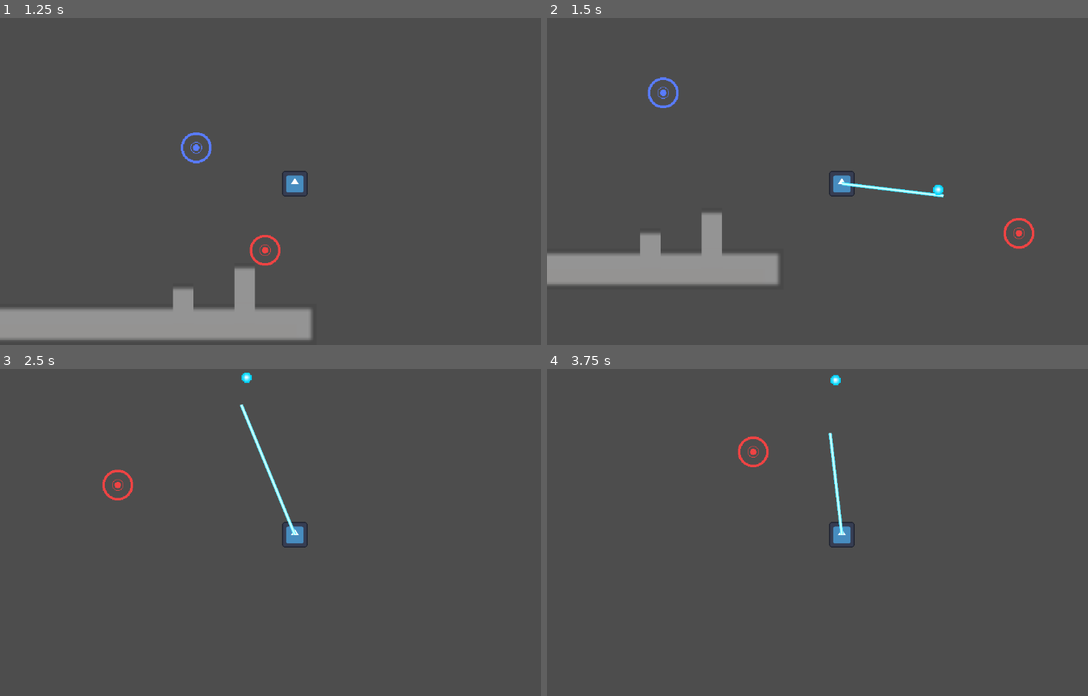
Above: before the commit, frames 1-4 (two rows, left to right).
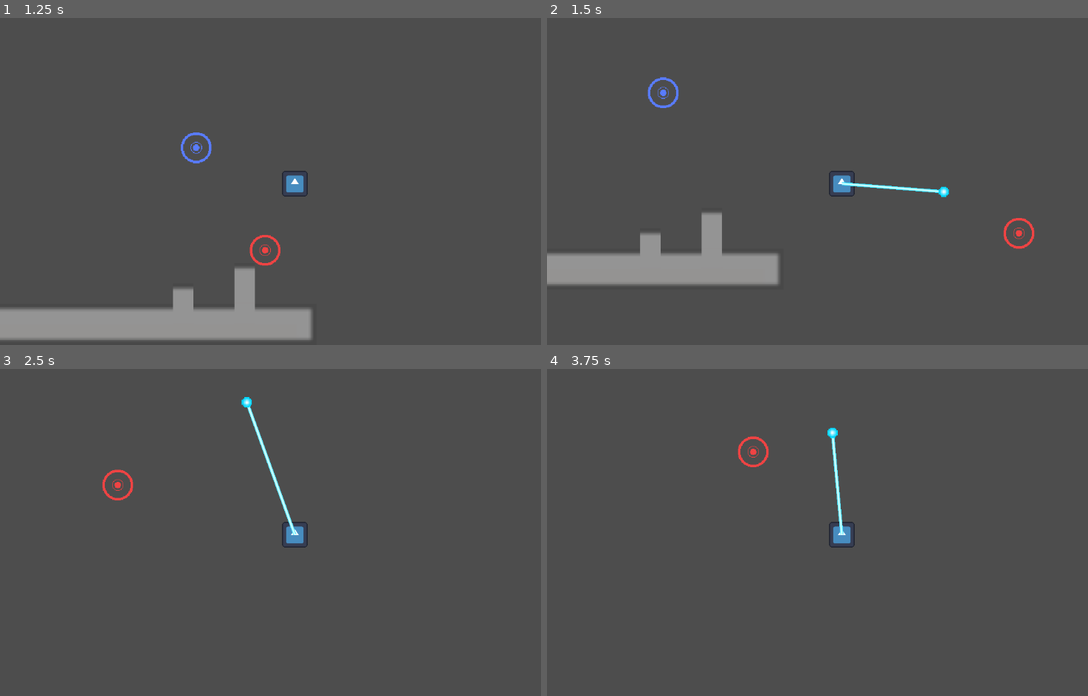
Above: after the commit, the same moments.

Repository: turtlestump/robot-game
Game: Godot game, scene res://Assets/Scenes/test.tscn
The game is run twice, just before and just after one commit, with the same random seed, the same clock (stepped at 60 frames per second) and the same inputs. The engine's default icon, where the game draws it, is replaced by a stand-in: a white triangle on a blue panel in a dark square.
Inputs (mouse positions are in pixels of both pictures, inside the frame that each line leads up to):
- Up to frame 1 (1.25 s): tap Enter at 0.5 s; move the mouse to (265, 250) at 0.52 s; hold D (move_right) from 0.53 s (still down); right-click (265, 250) at 0.6 s; tap Space (jump) at 0.77 s
- Up to frame 2 (1.5 s): keep holding D (move_right); move the mouse to (1017, 233) at 1.27 s; right-click (1017, 233) at 1.35 s
- Up to frame 3 (2.5 s): tap Space (jump) at 1.52 s; move the mouse to (119, 483) at 2.02 s; release D (move_right) at 2.03 s; hold A (move_left) from 2.03 s (still down); click (119, 483) at 2.1 s; right-click (119, 483) at 2.3 s
- Up to frame 4 (3.75 s): keep holding A (move_left); move the mouse to (871, 535) at 2.77 s; right-click (871, 535) at 2.85 s; tap Space (jump) at 3.02, 3.5 s; move the mouse to (752, 450) at 3.52 s; right-click (752, 450) at 3.6 s

Frame 1 is identical in both runs. In frame 2, 0.4% of the frame differs, in the area x 54-75%, y 50-55%; in frame 3, 0.6%, in the area x 44-55%, y 1-50%; in frame 4, 0.3%.

Commit message:
fixed grapple

Diff:
--- a/Assets/Scripts/grapple.gd
+++ b/Assets/Scripts/grapple.gd
@@ -6,84 +6,94 @@
 @export var retract_speed: float = 1200.0
 var grapple_point: Area2D = null
 
-var extending: bool = false
-var retracting: bool = false
-var from: Vector2
-var to: Vector2
-var direction: Vector2
-var length: float = 0.0
+var extending := false
+var retracting := false
+var latched := false
 
-# Called when the node enters the scene tree for the first time.
+var from := Vector2.ZERO
+var to := Vector2.ZERO
+var direction := Vector2.ZERO
+var length := 0.0
+
 func _ready() -> void:
 	clear_points()
 	add_point(Vector2.ZERO)
 	add_point(Vector2.ZERO)
 	visible = false
-	head.visible = false
+	if head: head.visible = false
 
 func fire(target_position: Vector2):
 	extending = true
 	retracting = false
+	latched = false
 	visible = true
-	head.visible = true
+	if head: head.visible = true
 
-	from = global_position
+	from = global_position               # assuming Line2D is a child of the player
 	to = target_position
 	direction = (to - from).normalized()
 	length = 0.0
 
-# Called every frame. 'delta' is the elapsed time since the previous frame.
 func _process(delta: float) -> void:
+	from = global_position
+
+	if latched and grapple_point:
+		# pin end to grapple point
+		var end_local := to_local(grapple_point.global_position)
+		set_point_position(0, Vector2.ZERO)
+		set_point_position(1, end_local)
+		if head: head.global_position = grapple_point.global_position
+		return
+
 	if extending:
 		extend(delta)
 	elif retracting:
 		retract(delta)
-	if grapple_point != null:
-		head.global_position = grapple_point.global_position
-
-	from = global_position
 
 func extend(delta: float) -> void:
-	length += extend_speed * delta
-	length = min(length, max_length)
-
-	# update direction to pivot toward the fixed hook point
+	length = min(length + extend_speed * delta, max_length)
 	direction = (to - from).normalized()
 
 	set_point_position(0, Vector2.ZERO)
 	set_point_position(1, direction * length)
-	head.global_position = from + direction * length
+	if head: head.global_position = from + direction * length
 
-	# Check length
+	# reached max → start retract
 	if length >= max_length:
-		length = max_length
 		extending = false
 		retracting = true
 
-func retract(delta:float) -> void:
-	length -= retract_speed * delta
-	length = max(length, 0.0)
-
-	# update direction to pivot toward the fixed hook point
+func retract(delta: float) -> void:
+	length = max(length - retract_speed * delta, 0.0)
 	direction = (to - from).normalized()
 
 	set_point_position(0, Vector2.ZERO)
 	set_point_position(1, direction * length)
-	head.global_position = from + direction * length
+	if head: head.global_position = from + direction * length
 
 	if length <= 0.0:
 		visible = false
-		head.visible = false
+		if head: head.visible = false
+		grapple_point = null
+		latched = false
 
 func _on_area_2d_area_entered(area: Area2D) -> void:
 	if area.is_in_group("Grapple-Point"):
 		extending = false
 		retracting = false
-		head.global_position = area.global_position
+		latched = true
+		grapple_point = area
 
-		grapple_point = area
+		# snap the line immediately to the contact point
+		var end_local := to_local(area.global_position)
+		set_point_position(0, Vector2.ZERO)
+		set_point_position(1, end_local)
+		if head: head.global_position = area.global_position
 
 func _on_area_2d_body_entered(body: Node2D) -> void:
 	if body.is_in_group("World"):
+		# hit world: unlatch and retract
+		latched = false
+		grapple_point = null
 		extending = false
 		retracting = true
